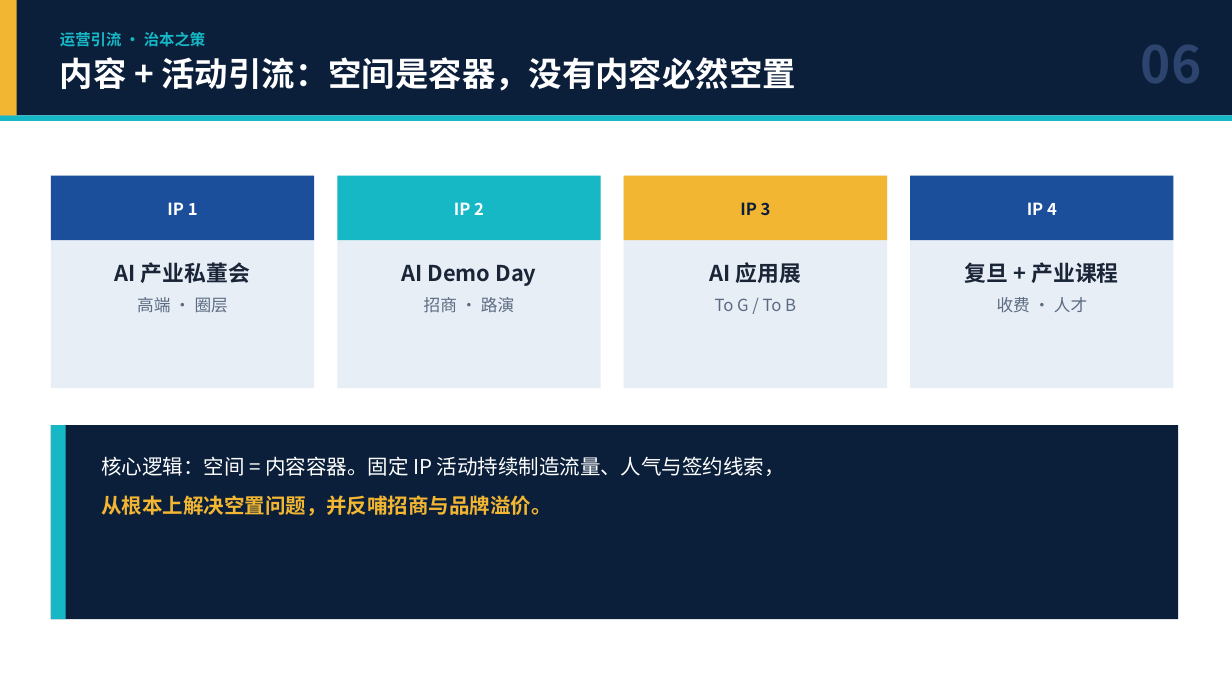
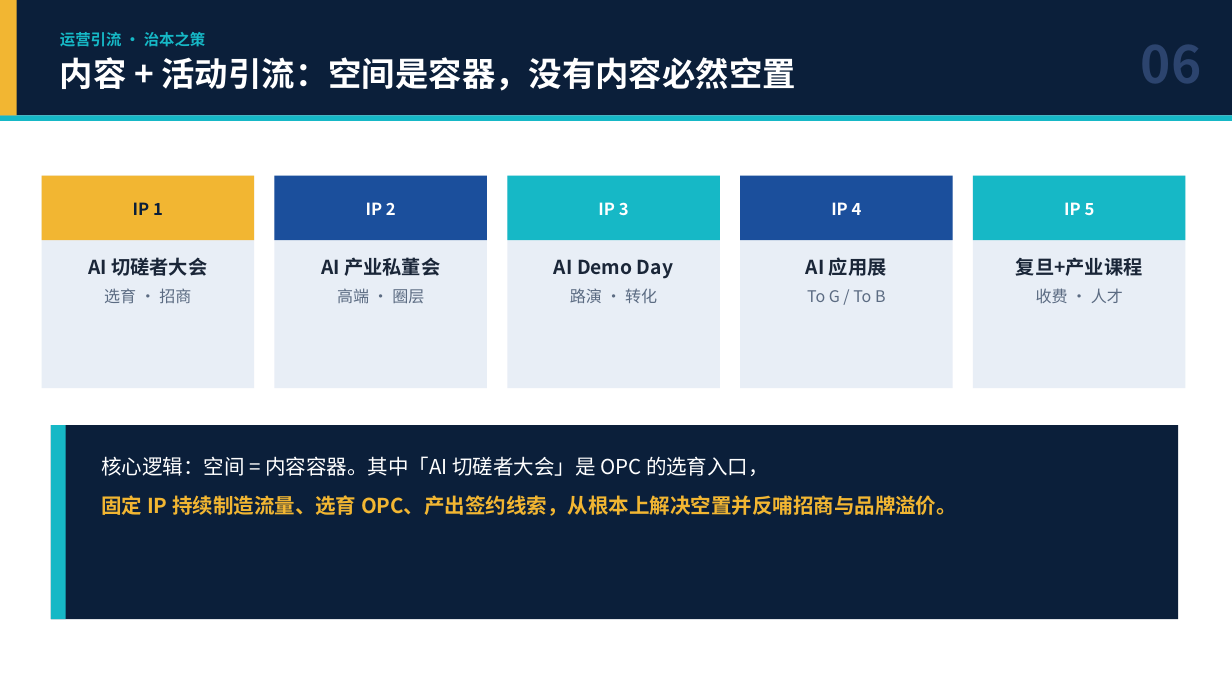
Before and after one commit to hujigang2010-maker/AIDEN, a slide deck: slide 10 of 合作方案_AI云计算产业生态共同体.pptx (slide 8 before the commit). Drawn at 1232x693 pixels with LibreOffice and Linux fonts; fonts in the diff are those of the drawing. Boxes give left, top, right and bottom in pixels: in the first picture for what was removed or moved away, otherwise in the second. Text is boxed around its words. In the diff, an @@ line names an element or a change of style, - is before the commit and + after.

```diff
--- a/合作方案_AI云计算产业生态共同体.pptx
+++ b/合作方案_AI云计算产业生态共同体.pptx
@@ text "IP 1": place and size @@
-text "IP 1" at <box>167,202,198,215</box>
+text "IP 1" at <box>133,202,163,215</box>
@@ text "IP 1" at <box>133,202,163,215</box>: text colour #FFFFFF to #0B1F3A @@
@@ rectangle: place and size @@
-rectangle at <box>51,176,314,388</box>
+rectangle at <box>42,176,254,388</box>
@@ rectangle: place and size @@
-rectangle at <box>51,176,314,240</box>
+rectangle at <box>42,176,254,240</box>
@@ rectangle at <box>42,176,254,240</box>: fill #1B4F9C to #F2B632 @@
@@ text "IP 2": place and size @@
-text "IP 2" at <box>454,202,484,215</box>
+text "IP 2" at <box>366,202,396,215</box>
@@ rectangle: place and size @@
-rectangle at <box>337,176,601,388</box>
+rectangle at <box>274,176,487,388</box>
@@ rectangle: place and size @@
-rectangle at <box>337,176,601,240</box>
+rectangle at <box>274,176,487,240</box>
@@ rectangle at <box>274,176,487,240</box>: fill #16B8C6 to #1B4F9C @@
@@ text "IP 3": place and size @@
-text "IP 3" at <box>740,202,771,215</box>
+text "IP 3" at <box>598,202,629,216</box>
@@ text "IP 3" at <box>598,202,629,216</box>: text colour #0B1F3A to #FFFFFF @@
@@ rectangle: place and size @@
-rectangle at <box>624,176,887,388</box>
+rectangle at <box>507,176,720,388</box>
@@ rectangle: place and size @@
-rectangle at <box>624,176,887,240</box>
+rectangle at <box>507,176,720,240</box>
@@ rectangle at <box>507,176,720,240</box>: fill #F2B632 to #16B8C6 @@
@@ text "IP 4": place and size @@
-text "IP 4" at <box>1027,202,1057,215</box>
+text "IP 4" at <box>831,202,862,215</box>
@@ rectangle: place and size @@
-rectangle at <box>910,176,1174,388</box>
+rectangle at <box>740,176,953,388</box>
@@ rectangle: place and size @@
-rectangle at <box>910,176,1174,240</box>
+rectangle at <box>740,176,953,240</box>
@@ rectangle added at <box>973,176,1186,388</box>, fill #E8EEF6 @@
@@ rectangle added at <box>973,176,1186,240</box>, fill #16B8C6 @@
@@ text added at <box>1064,202,1095,215</box>, 13 pt, text #FFFFFF, bold @@
+IP 5
@@ text added at <box>88,257,207,303</box>, 15 pt, text #1A2638, bold @@
+AI 切磋者大会
+选育 · 招商
@@ text "AI 产业私董会": place and size @@
-text "AI 产业私董会" at <box>115,262,250,312</box>
+text "AI 产业私董会" at <box>321,257,440,303</box>
@@ text "AI 产业私董会" at <box>321,257,440,303</box>: size 17 to 15 pt in "AI 产业私董会"; size 13 to 12.5 pt in "高端 · 圈层" @@
@@ text "AI Demo Day": place and size @@
-text "AI Demo Day" at <box>401,265,536,313</box>
+text "AI Demo Day" at <box>554,259,673,303</box>
@@ text at <box>554,259,673,279</box>: size 17 to 15 pt in "AI Demo Day" @@
@@ text "AI 应用展": place and size @@
-text "AI 应用展" at <box>709,262,802,311</box>
+text "AI 应用展" at <box>806,257,887,302</box>
@@ text "AI 应用展" at <box>806,257,887,302</box>: size 17 to 15 pt in "AI 应用展"; size 13 to 12.5 pt in "To G / To B" @@
@@ text "复旦+产业课程": place and size @@
-text "复旦+产业课程" at <box>965,262,1118,313</box>
+text "复旦+产业课程" at <box>1016,257,1143,303</box>
@@ text at <box>1016,257,1143,276</box>: text changed; size 17 to 15 pt @@
-复旦 + 产业课程
+复旦+产业课程
@@ text at <box>570,288,657,303</box>: text changed; size 13 to 12.5 pt @@
-招商 · 路演
+路演 · 转化
@@ text at <box>1036,288,1123,303</box>: size 13 to 12.5 pt in "收费 · 人才" @@
@@ text at <box>101,456,957,516</box>: text changed; text colour #FFFFFF to #F2B632; bold on @@
-核心逻辑：空间 = 内容容器。固定 IP 活动持续制造流量、人气与签约线索，
-从根本上解决空置问题，并反哺招商与品牌溢价。
+核心逻辑：空间 = 内容容器。其中「AI 切磋者大会」是 OPC 的选育入口，
+固定 IP 持续制造流量、选育 OPC、产出签约线索，从根本上解决空置并反哺招商与品牌溢价。
```
Also in this commit, not shown: 6 other slides changed, 2 slides added, 2 other files.
